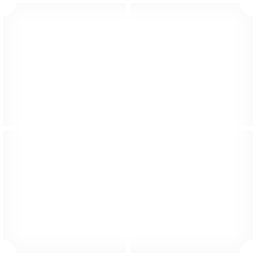
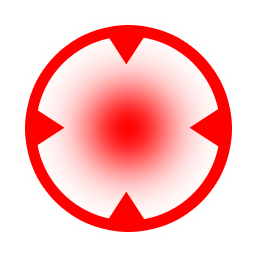
Layered file, before and after one edit (256×256). Changes by layer:
added layer "Layer 4" above "Ellipse 2" over [14, 13, 242, 244]
added layer "Ellipse 2" above "Group 1" over [32, 32, 225, 225]
added layer "Group 1" above "Shape 1" over [30, 30, 227, 227]
hid "Shape 1", painted on it over [3, 3, 253, 253]
hid "Rectangle 2" over [3, 3, 253, 253]
hid "Ellipse 1 copy 5" over [4, 239, 17, 252]
hid "Ellipse 1 copy 4" over [4, 4, 17, 17]
hid "Ellipse 1 copy 3" over [239, 4, 252, 17]
hid "Ellipse 1 copy 2" over [239, 239, 252, 252]
